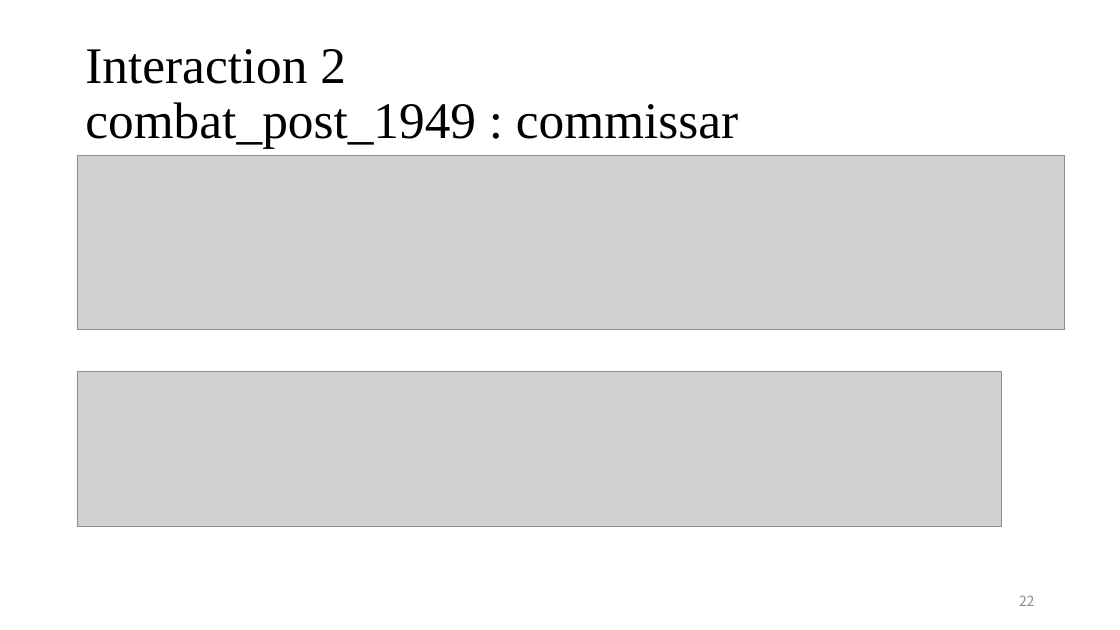
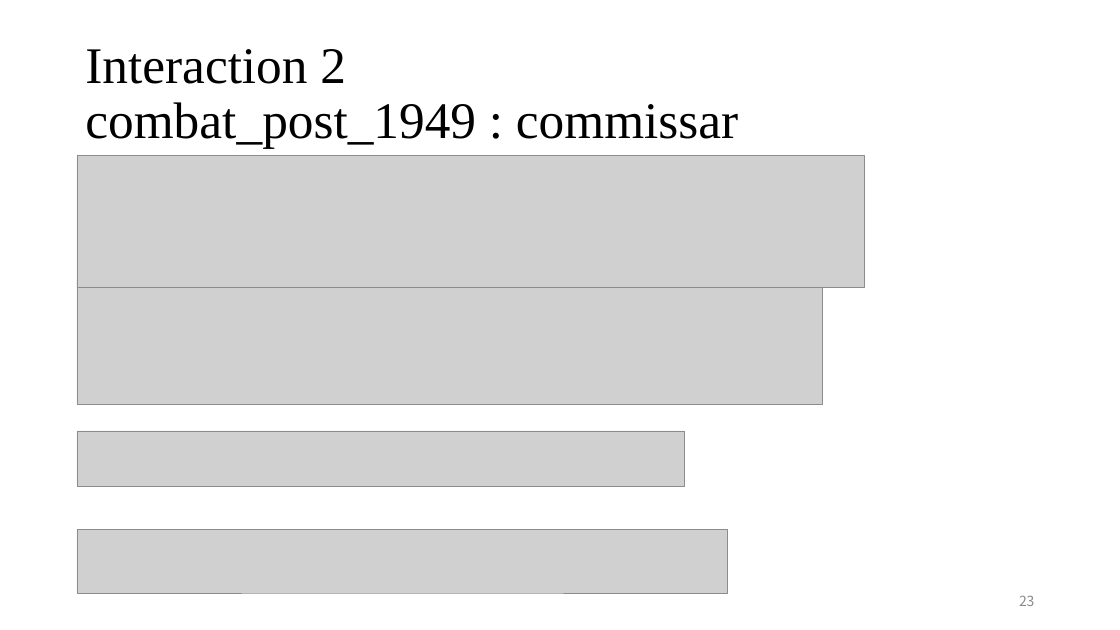
Before and after one commit to CaesarCoder/StatsII_Spring2023, a slide deck: slide 23 of Replication Project/Replication_Tianxin_Zhang_21352232.pptx (slide 22 before the commit). Drawn at 1120x630 pixels with LibreOffice and Linux fonts; fonts in the diff are those of the drawing; grey boxes stand for pictures. Boxes give left, top, right and bottom in pixels: in the first picture for what was removed or moved away, otherwise in the second. Text is boxed around its words. In the diff, an @@ line names an element or a change of style, - is before the commit and + after.

```diff
--- a/Replication Project/Replication_Tianxin_Zhang_21352232.pptx
+++ b/Replication Project/Replication_Tianxin_Zhang_21352232.pptx
@@ picture: place and size @@
-picture at [77, 155, 1065, 329]
+picture at [77, 155, 865, 288]
@@ picture: place and size @@
-picture at [77, 372, 1002, 527]
+picture at [77, 280, 823, 405]
@@ picture added at [77, 431, 685, 486] @@
@@ picture added at [77, 530, 728, 593] @@
@@ page number at [1019, 595, 1035, 606]: text changed @@
-22
+23
```
Also in this commit, not shown: 5 other slides changed, 3 slides added, 7 other files.
